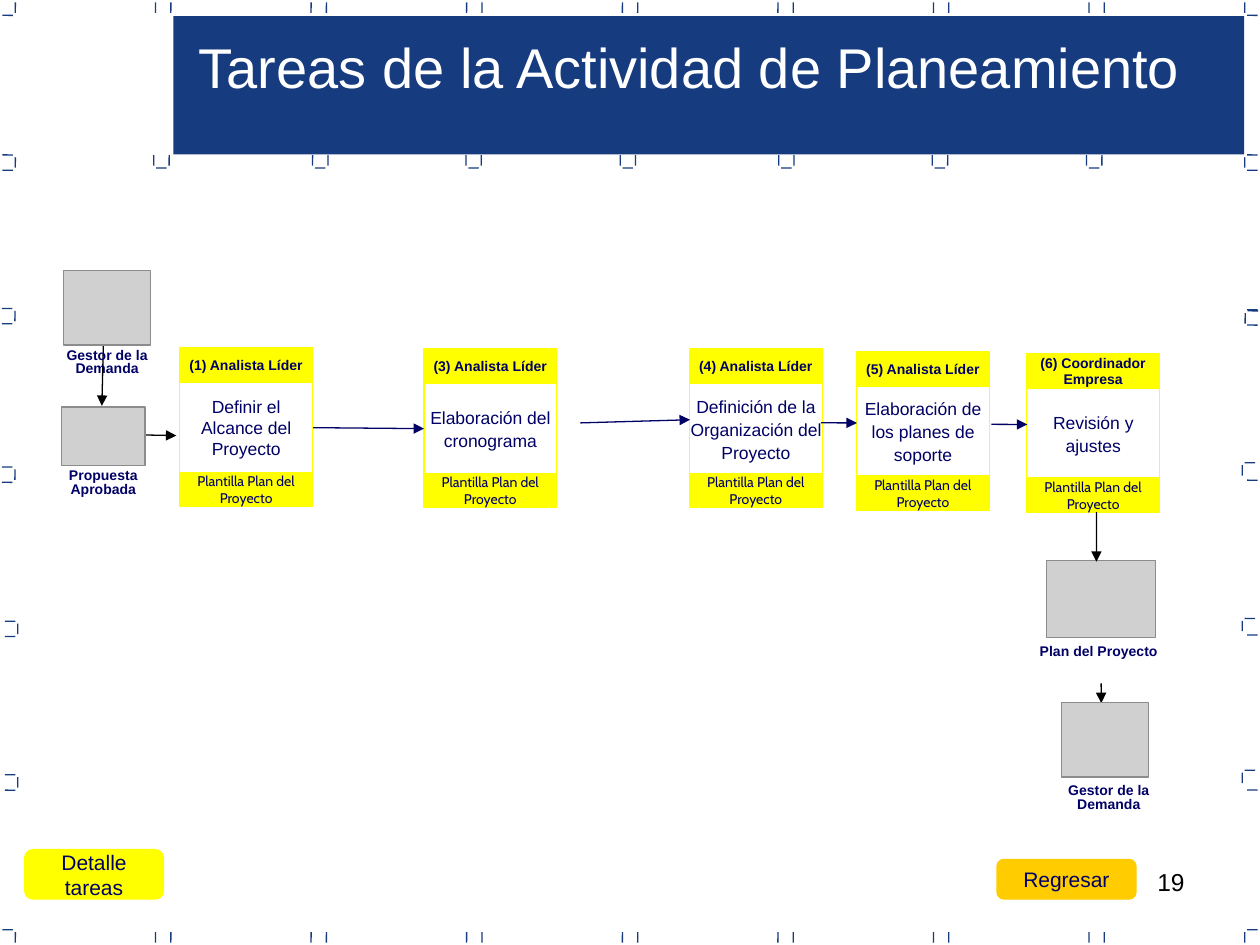
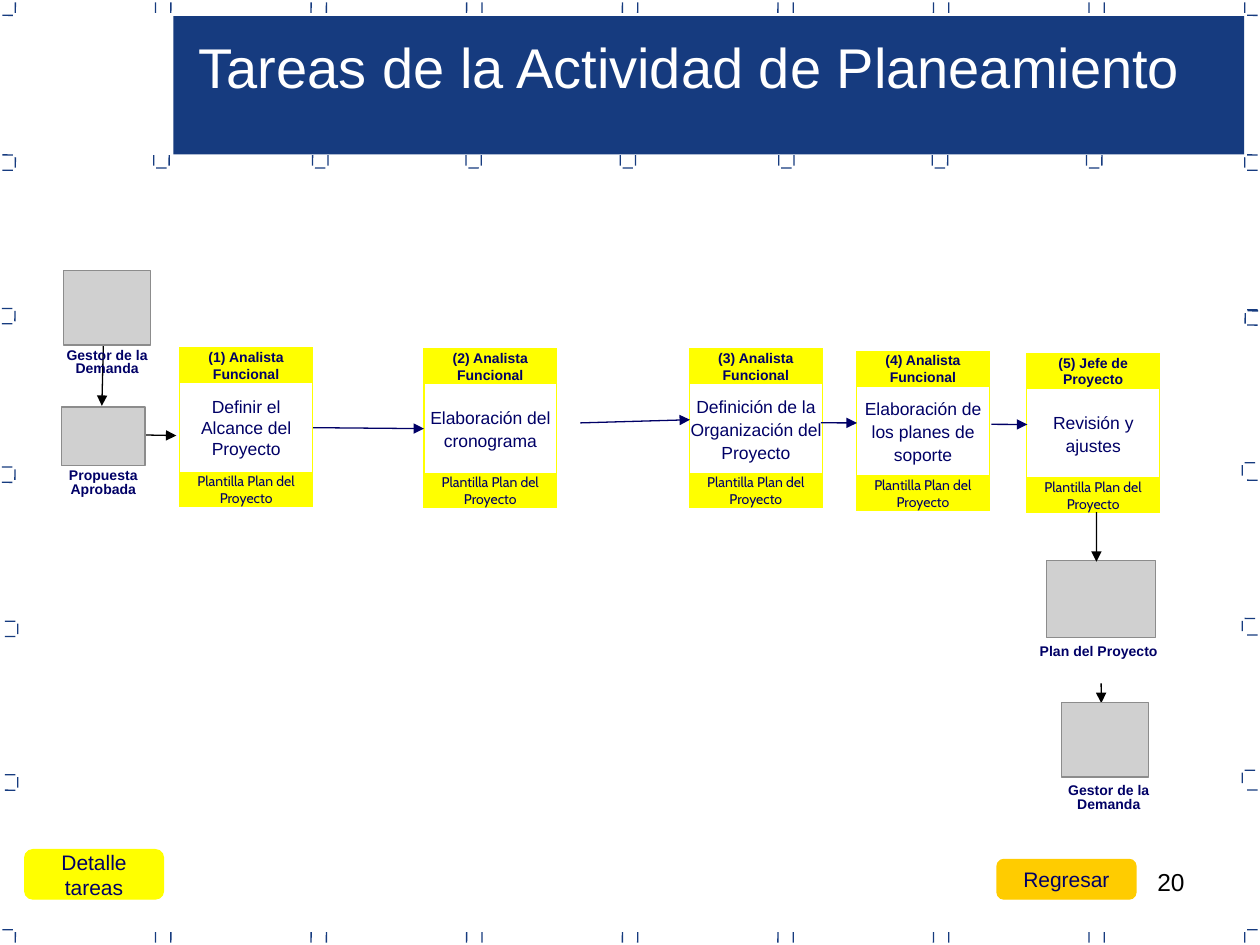
Before and after one commit to lowrider80/UTP-GPS-ALARM, a slide deck: slide 20 of Area_de_Proceso-_PP-PMC/PGPROY_V1.0_2015.ppt (slide 19 before the commit). Drawn at 1260x945 pixels with LibreOffice and Linux fonts; fonts in the diff are those of the drawing; grey boxes stand for pictures. Boxes give left, top, right and bottom in pixels: in the first picture for what was removed or moved away, otherwise in the second. Text is boxed around its words. In the diff, an @@ line names an element or a change of style, - is before the commit and + after.

```diff
--- a/Area_de_Proceso-_PP-PMC/PGPROY_V1.0_2015.ppt
+++ b/Area_de_Proceso-_PP-PMC/PGPROY_V1.0_2015.ppt
@@ text in rectangle at [208, 352, 284, 379]: text changed @@
-(1) Analista Líder
+(1) Analista Funcional
@@ text in rectangle at [453, 353, 528, 380]: text changed @@
-(3) Analista Líder
+(2) Analista Funcional
@@ rectangle added at [689, 349, 822, 384], fill #FFFF00, outline #FFFF00 0.74 pt, 8 pt, text #000066, bold @@
+(3) Analista Funcional
@@ rectangle "(4) Analista Funcional": place and size @@
-rectangle "(4) Analista Funcional" at [689, 349, 822, 384]
+rectangle "(4) Analista Funcional" at [857, 352, 989, 387]
@@ rectangle removed at [857, 352, 989, 387] @@
-(5) Analista Líder
@@ text in rectangle at [885, 355, 961, 382]: text changed @@
-(4) Analista Líder
+(4) Analista Funcional
@@ text in rectangle at [1058, 358, 1127, 387]: text changed @@
-(6) Coordinador Empresa
+(5) Jefe de Proyecto
@@ page number at [1157, 874, 1184, 892]: text changed @@
-19
+20
```
Also in this commit, not shown: 19 other slides changed, 1 slide added.
